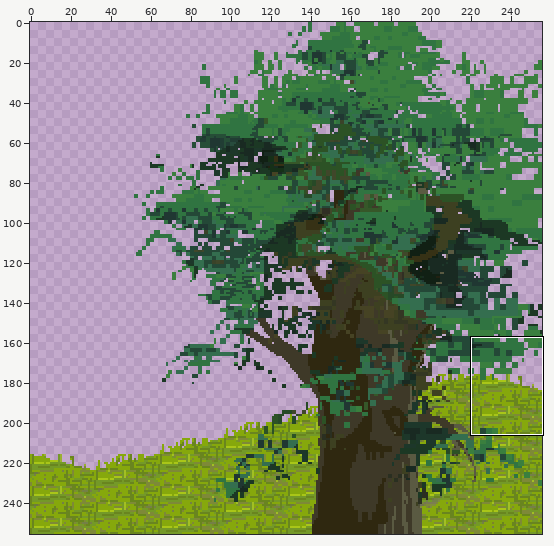
Sprite sheet: Solution/Resource/Ace/Street/front_001.png. The first picture is a wide view before the edit; the outline marks the close-up.
Close-up. As it was:
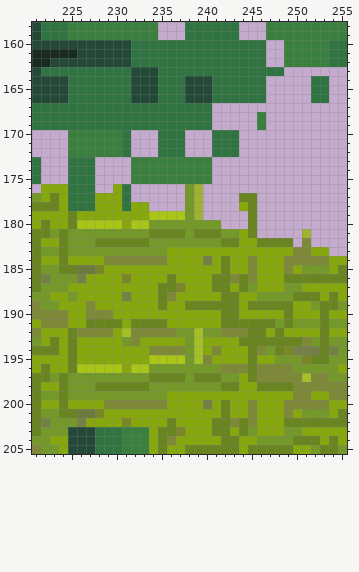
The file is 256x256 pixels. Colours within 5 levels of each other are drawn and written as one. Shown: x 221..255, y 158..205. The commit also changed other parts of the picture, which this record leaves out.
The result:
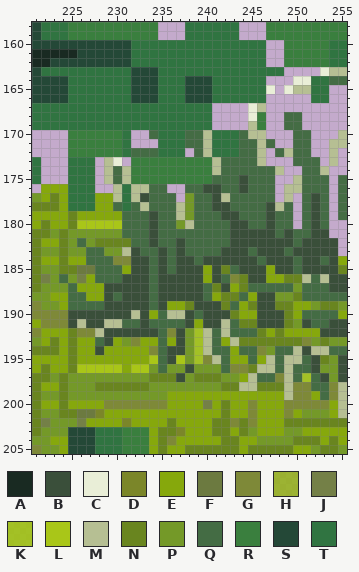
Palette (. is transparent): A #192a22  B #3a4f3a  C #e9eed7  D #7b8629  E #86a80c  F #6c7a40  G #7e8938  H #93b50fce  J #748047  K #a0c315e8  L #a9c618  M #b6bf93  N #69851f  P #749928  Q #446c44  R #3a7f3e  S #244837  T #307441
From old to new:
@@ x 221..255 @@
 162 AASSSSSSSSSTTTTTTTTTTTTTTT..RRRRRTT
-163 STTTTTTTTTTSSSTTTTTTTTTTTTTT.......
-164 SSSSTTTTTTTSSSTTTSSSTTTTTT.....TT..
-165 SSSSTTTTTTTSSSTTTSSSTTTTTT.....TT..
+163 STTTTTTTTTTSSSTTTTTTTTTTTTTT....CMM
+164 SSSSTTTTTTTSSSTTTSSSTTTTTT...CCTTQQ
+165 SSSSTTTTTTTSSSTTTSSSTTTTTTC.CMMTT..
 166 SSSSTTTTTTTSSSTTTSSSTTTTTT.....TT..
-167 TTTTTTTTTTTTTTTTTTTT...............
-168 TTTTTTTTTTTTTTTTTTTT.....R.........
-169 TTTTTTTTTTTTTTTTTTTT.....R.........
-170 ....RRRRRRT...TTT...TTT............
-171 ....RRRRRRT...TTT...TTT............
-172 ....RRRRRRT...TTT...TTT............
-173 T...TTT....RRRRRRRRR...............
-174 T...TTT....RRRRRRRRR...............
-175 T...TTT....RRRRRRRRR...............
-176 .EEETTT..ET......PH................
-177 PENETTTEEET......PH....NN..........
-178 NNNETTTEEETEE....PH....EN..........
-179 EEEENEEEEEEEELLLLPH.....N..........
-180 ENEENLLLLLELLPPPPPPPP...N..........
-181 NNPNPPPPPPPPPNNNNPNNNPPEN.....H....
-182 NEENPPPNNNNNNPPPPPPPPNNEENNNN.G....
-183 NPPNPPPPPPPPPPPEEEEEEEEEEEEEEGGEE..
-184 NEENEEEEGGGGGGGEEEEJENEEGEEEGGGGGEE
-185 NPPNNFFDEEEEEEEEEEEEENEEGEEEGEPPPEN
-186 NJPPPJEEEEDEEEENEEEENNGNGEEENNNNNNN
-187 NPPPEEEEEEEEEENNDEEENNENPEEEPPEEEEE
-188 PPEEPEEEEEJEEENGEEEEENNEEPPPPNNNENE
-189 GPPEEEGEEEEEEENEENNNNNNENNNNNEEPNNP
-190 GGGGEEGGGEEEEEEEEEEEENNEEEEENEEENEE
-191 EGGGEENNNNENNNNEEEEEENNNNNNPNPPPNPP
-192 GEEENGGGGEKGGGGGPPKPPGGGNNENEEEENEE
-193 PENENEEEEEPGEEEEEPKEEEENNNNNNNGPNPP
-194 NNNENEEEEEEEEGGGGPKEGEEENGPNDJJJNJP
-195 EEEENEEEEEEEELLLLPKGEEEENEEPPPDNNPP
-196 ENEENLLLLLELLPPPPPPPPGGGNGGGGPPPPPE
-197 NNPNPPPPPPPPPNNNNPNNNPPENGGGGGKGGPP
-198 NEENPPPNNNNNNPPPPPPPPNNEENNNNGGGGGG
-199 NPPNPPPPPPPPPPPEEEEEEEEEEEEEEGGEEGG
-200 NEENEEEEGGGGGGGEEEEJENEEGEEEGGGGGEE
-201 NPPNNFFDEEEEEEEEEEEEENEEGEEEGEPPPEN
+167 TTTTTTTTTTTTTTTTTTTT....CM.........
+168 TTTTTTTTTTTTTTTTTTTT....CR..QQ.....
+169 TTTTTTTTTTTTTTTTTTTT....MR..QQ.....
+170 ....RRRRRRT..QTTTQQMTTTQMM...QQ...M
+171 ....RRRRRRT...TTTQQMTTTQQMQ..QQ..MM
+172 ....RRRRRRTQQQTTT.QMTTTQQM.QMQQ..M.
+173 T...TTT.MC.RRRRRRRRRMQQQQM...QQQ.M.
+174 T...TTT.MQMRRRRRRRRRMQQQQQQM..QQM..
+175 T...TTT.MQMRRRRRRRRRQQQBQQQ..MQQQ.Q
+176 .EEETTT..MTMMQQ..QQBBQQBQQQ.MMQQQ.Q
+177 PENETTTEEMTMBQQQ.PQQBMQQQQQ.M.QBQ.Q
+178 NNNETTTEEQTQMQQQMPQQBBQQQQBMQ.QBQ.Q
+179 EEEENEEEEEQQQBQQMPQQQBBQQQBQQ.QBQ.Q
+180 ENEENLLLLLQQQBQQPMQQQQBBQQBQQ.QBQ..
+181 NNPNPPPPPPQQQBQQQQQQQQBBBBBQBQQBB..
+182 NEENPQPNNNNQQBQQBQQQQQBBBBBBBQBBBB.
+183 NPPNPPQQPPMBQQBQBQQQQBBBQBBBQBBBBB.
+184 NEENEEQQQGGBBQBQBBQBBBBBBQBBBQBBQBE
+185 NPPNNFFQQQEBBQBQBBBEBNQBBBEBBQBBBBN
+186 NJPQPJEQQQBBBQBBBBBEBQGNBBEENNMQMBB
+187 NPPPQEEEBBBBBQBBBBBQNBENQQQQQPQQQBB
+188 PPEEQQEEBQBBBQBBBBBQENNQEBBPPNQQQQQ
+189 GPPEQQQQBBBBBQBEENBBBNQENBBNNEEPNNP
+190 GGGGBBBBBBBMBEQMMBQBBBNEEBBBNEQQQQE
+191 EGGGBMBBMMQQBQQQQBEBBMQNNBBBNPBQQBB
+192 GEEENGGMBBBBBBQGBPKMQMQQQNENEEEEBBB
+193 PENENEEQBEPGEEQEBPKMQEMNNNNNNNGPNPP
+194 NNNENEEBEEEEEGQBBPKMQQEQQGPQQMBMMQQ
+195 EEEENEEEEEEEELQBLPKGMQEEQEMQMMQBNPB
+196 ENEENLLLLLELLPQPPBPPPQGGNMMQMQQBPPB
+197 NNPNPPPPPPPPPNNNBPNNNPPEMQQGMQKQBPB
+198 NEENPPPNNNNNNPPPPPPPPNNMMNNNMGGQQGM
+199 NPPNPPPPPPPPPPPEEEEEEEEEEEEEMGGEQGM
+200 NEENEEEEGGGGGGGEEEEJENEEGEEEGGGGGEM
+201 NPPNNFFDEEEEEEEEEEEEENEEGEEEGEPPPEM
 202 NJPPPJEEEEDEEEENEEEENNGNGEEENNNNNNN
Pixel boxes of the changes (left, top, right, bottom) in both close-ups:
changed: (59, 67, 347, 418)
